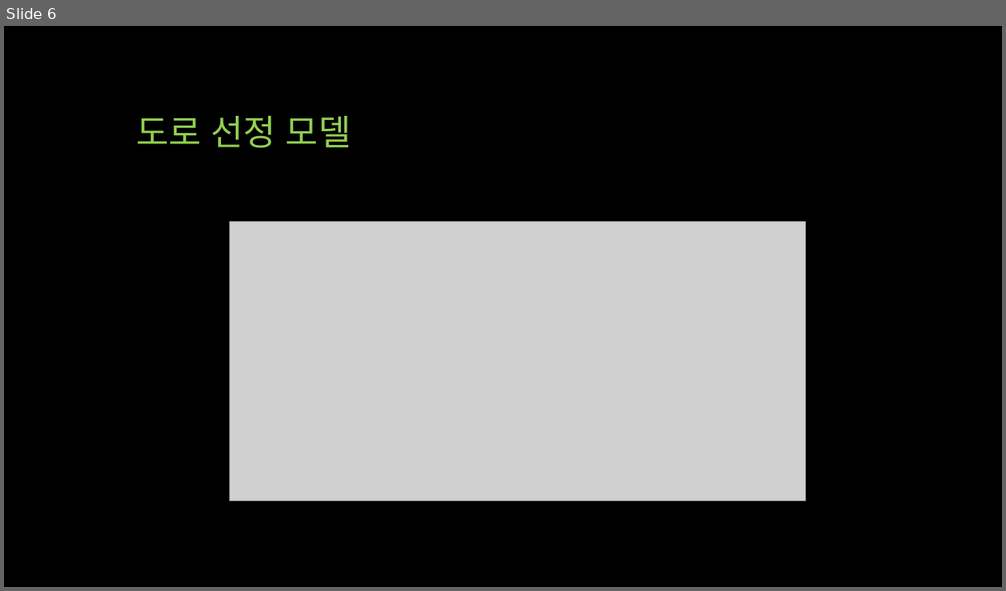
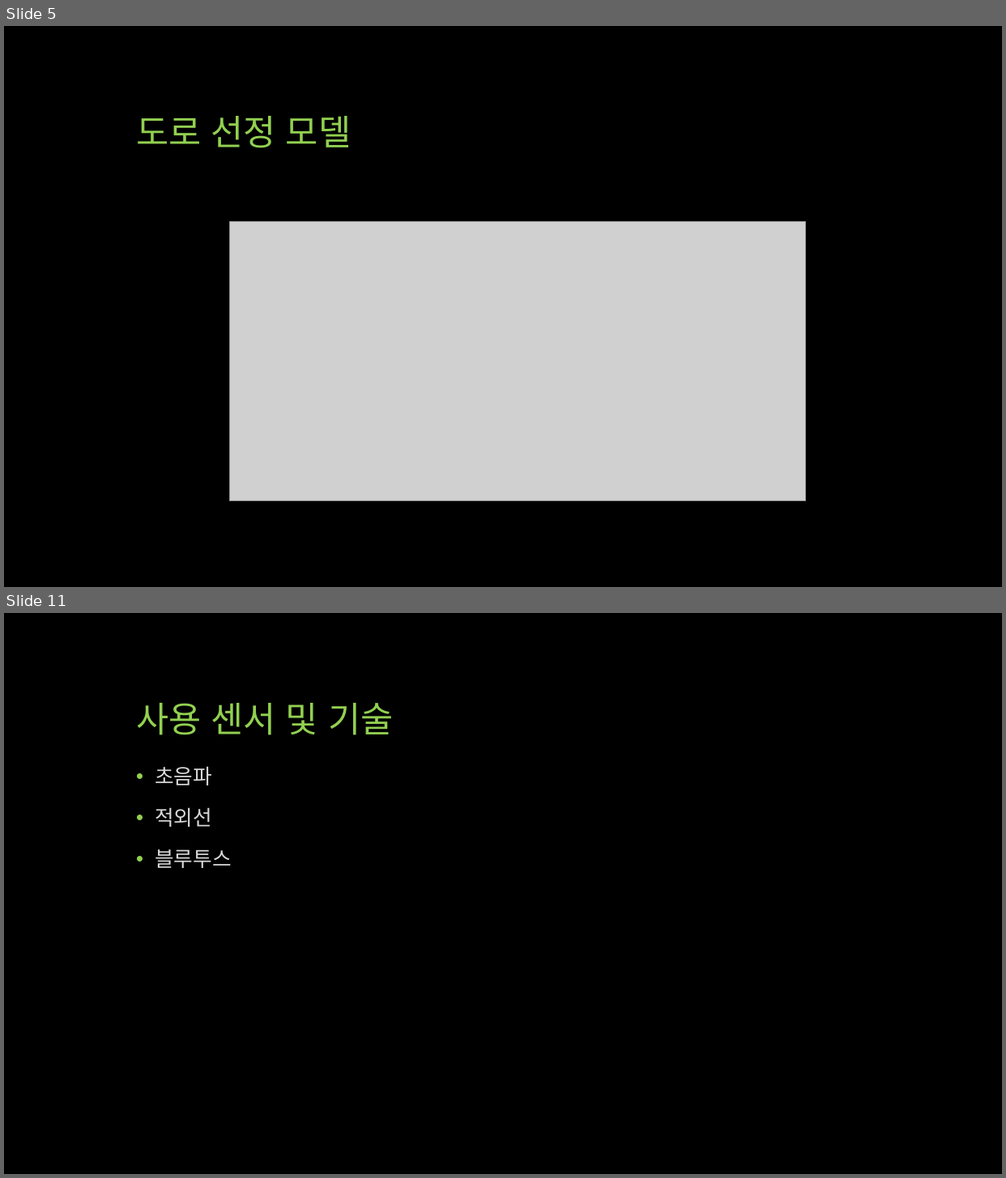
Before and after one commit to Sihan-Son/AutoPilotCar_arduino, a slide deck: docu/ppt/2017_08_06/자율 주행 자동차 프로젝트.pptx. Shown one above the other, each under a label of ours: slide 6 before the commit, slides 5 and 11 after it; the slides between them are not shown. The pictures are 1006x591 and 1006x1178 pixels, drawn with LibreOffice and Linux fonts; fonts in the diff are those of the drawing; grey boxes stand for pictures. Boxes give left, top, right and bottom in pixels: in the first picture for what was removed or moved away, otherwise in the second. Text is boxed around its words. In the diff, an @@ line names an element or a change of style, - is before the commit and + after.

```diff
--- a/docu/ppt/2017_08_06/자율 주행 자동차 프로젝트.pptx
+++ b/docu/ppt/2017_08_06/자율 주행 자동차 프로젝트.pptx
@@ slide 11 added at bbox=[4, 613, 1002, 1174], background #000000 @@
@@ title added at bbox=[136, 703, 393, 735], 34 pt, text #92D050 @@
+사용 센서 및 기술
@@ text added at bbox=[155, 766, 232, 868], 20 pt, text #D9D9D9 @@
+• 초음파
+• 적외선
+• 블루투스
@@ what was slide 6 is now slide 5 @@
```
Also in this commit, not shown: 2 slides changed, 5 other slides added, 8 slides removed.
